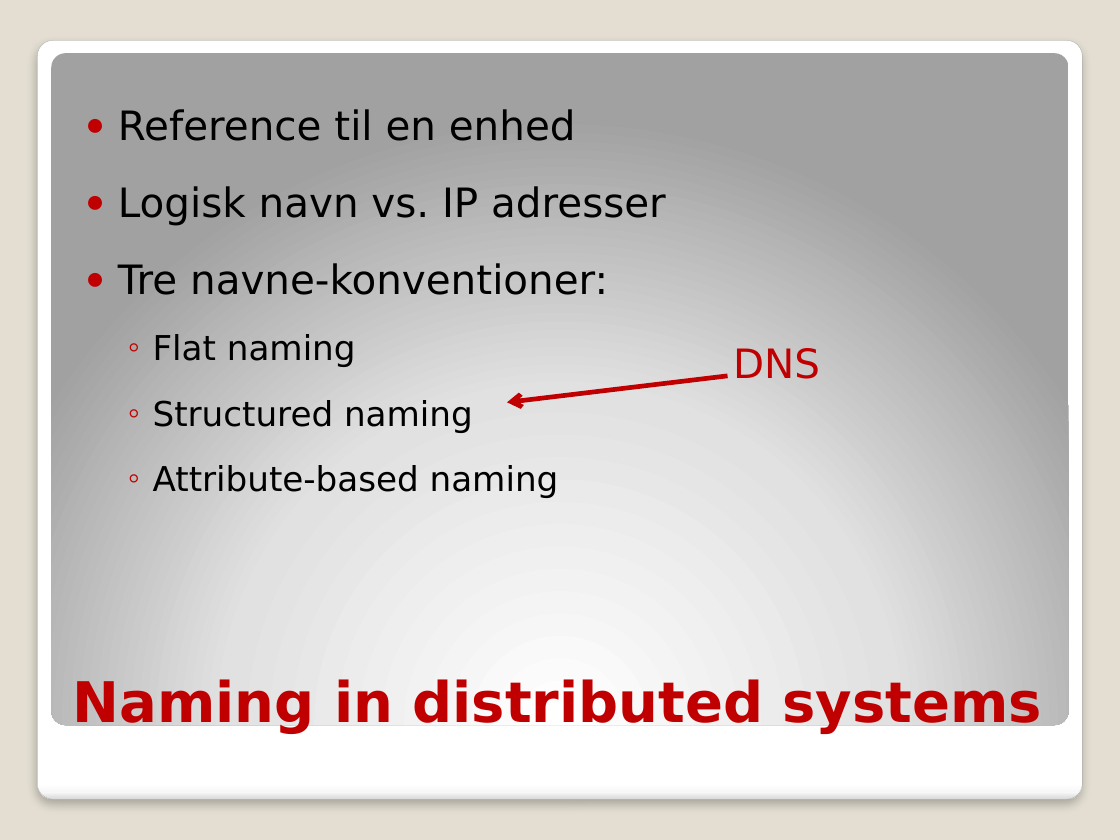
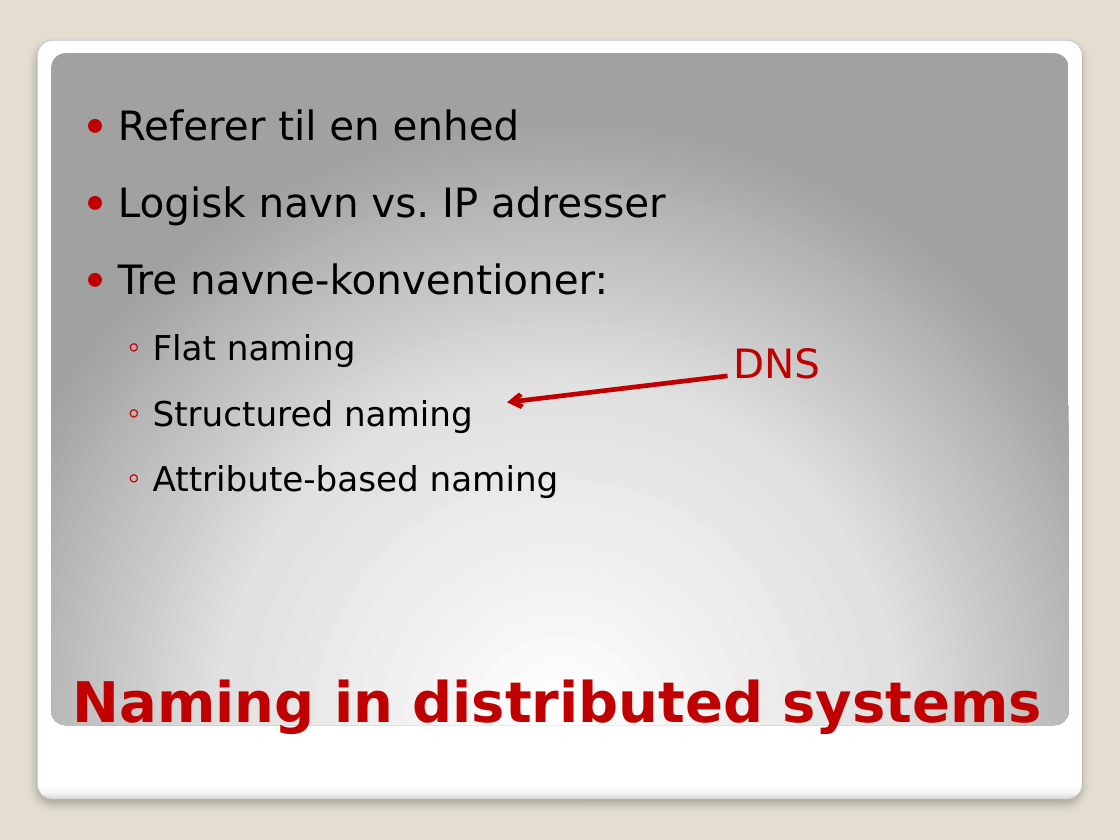
Before and after one commit to ITONK/KNOTI, a slide deck: slide 5 of Afleveringer/Eksamen/Domain Name System.pptx. Drawn at 1120x840 pixels with LibreOffice and Linux fonts; fonts in the diff are those of the drawing. Boxes give left, top, right and bottom in pixels: in the first picture for what was removed or moved away, otherwise in the second. Text is boxed around its words. In the diff, an @@ line names an element or a change of style, - is before the commit and + after.

```diff
--- a/Afleveringer/Eksamen/Domain Name System.pptx
+++ b/Afleveringer/Eksamen/Domain Name System.pptx
@@ text at (118, 109, 520, 141): text changed @@
-● Reference til en enhed
+● Referer til en enhed
```
Also in this commit, not shown: 2 other slides changed.
